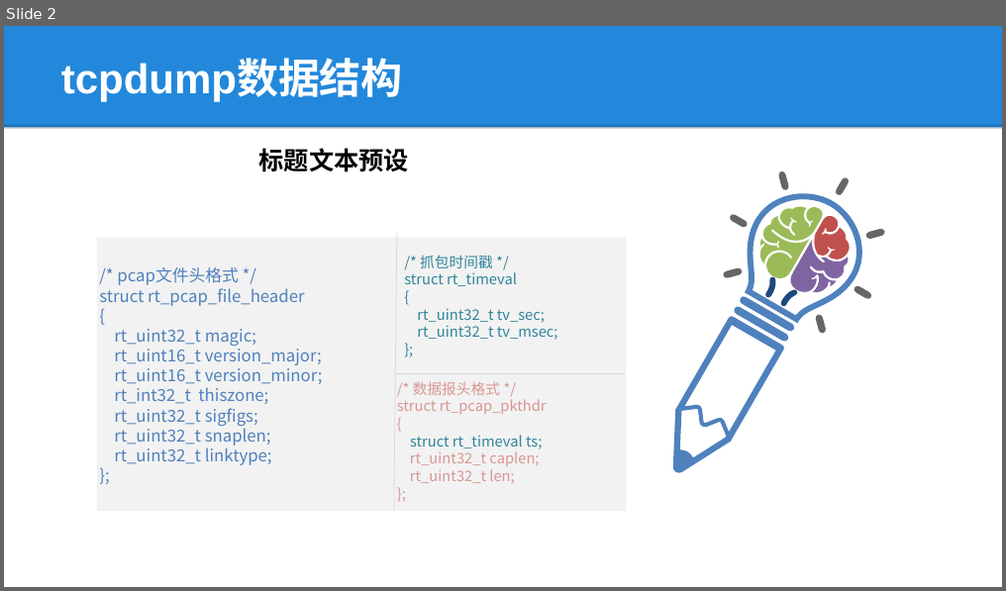
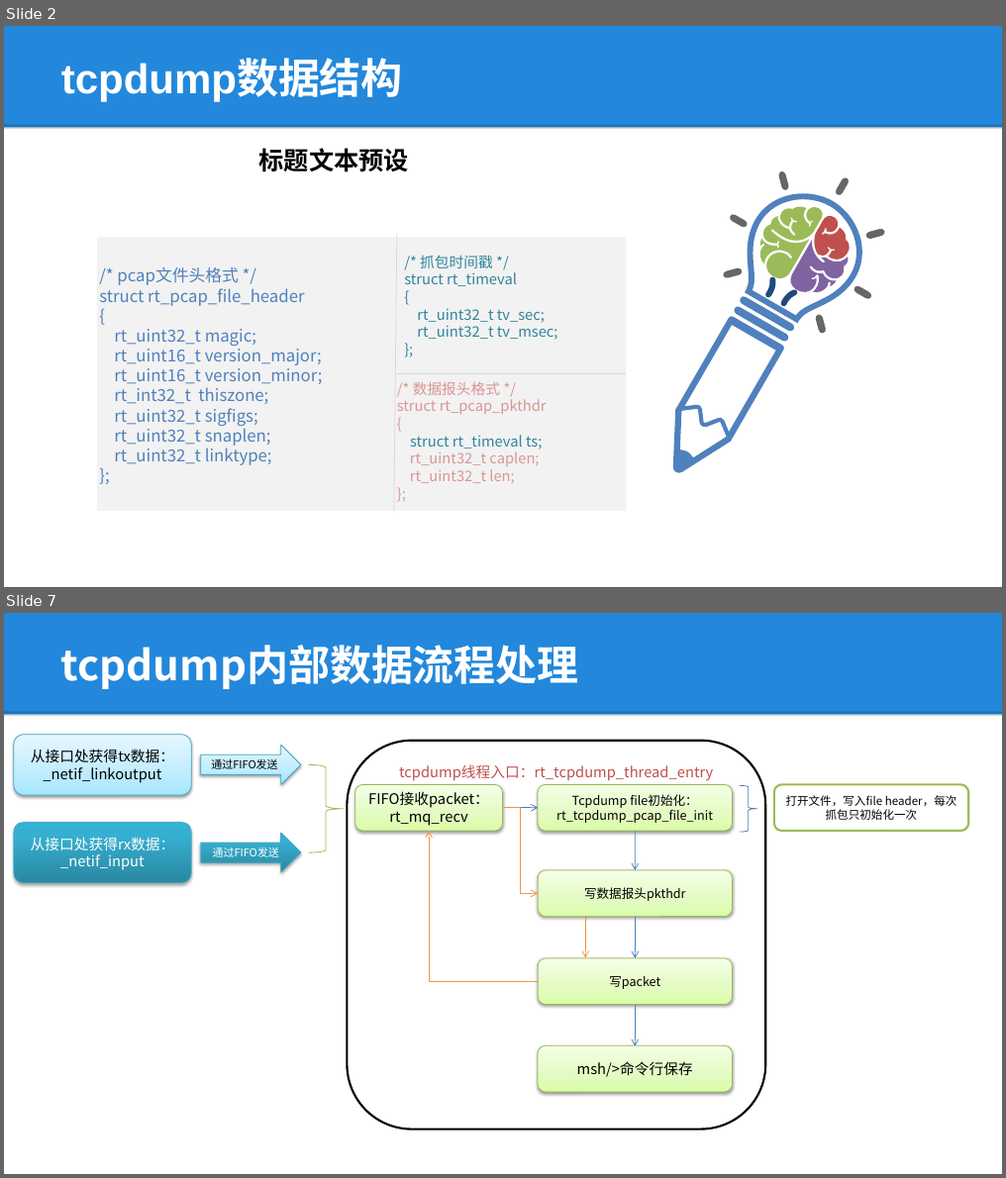
Before and after one commit to lepustse/tcpdump, a slide deck: tcpdump.pptx. Shown one above the other, each under a label of ours: slide 2 before the commit, slides 2 and 7 after it; the slides between them are not shown. The pictures are 1006x591 and 1006x1178 pixels, drawn with LibreOffice and Linux fonts; fonts in the diff are those of the drawing; background and template pictures are left out. Boxes give left, top, right and bottom in pixels: in the first picture for what was removed or moved away, otherwise in the second. Text is boxed around its words. In the diff, an @@ line names an element or a change of style, - is before the commit and + after.

```diff
--- a/tcpdump.pptx
+++ b/tcpdump.pptx
@@ slide 7 added at (4,613,1002,1174), background #FFFFFF; not listed: 2 template elements that a slide beside it also shows @@
@@ title added at (61,645,579,689), 40 pt, text #FFFFFF, bold @@
+tcpdump内部数据流程处理
@@ rounded rectangle added at (14,735,191,795), fill gradient #A7E6FF to #C1EDFF to #E7F8FF, outline #46AAC5 0.75 pt, 14 pt, text #000000 @@
+从接口处获得tx数据：_netif_linkoutput
@@ right arrow added at (201,745,301,784), fill gradient #A7E6FF to #C1EDFF to #E7F8FF, outline #46AAC5 0.75 pt, 10.5 pt, text #000000 @@
+通过FIFO发送
@@ rounded rectangle added at (347,741,765,1130), outline #000000 2 pt, 14 pt, text #C0504D @@
+tcpdump线程入口：rt_tcpdump_thread_entry
@@ right brace added at (309,765,344,853), outline #98B955 0.75 pt @@
@@ rounded rectangle added at (355,784,503,831), fill gradient #DAFDA7 to #E4FCC2 to #F5FFE7, outline #98B955 0.75 pt, 14 pt, text #000000 @@
+FIFO接收packet：rt_mq_recv
@@ rounded rectangle added at (538,784,733,831), fill gradient #DAFDA7 to #E4FCC2 to #F5FFE7, outline #98B955 0.75 pt, 12 pt, text #000000 @@
+Tcpdump file初始化：rt_tcpdump_pcap_file_init
@@ right brace added at (740,786,757,833), outline #4B7EBC 0.75 pt @@
@@ rounded rectangle added at (774,784,969,831), fill #FFFFFF, outline #9BBB59 2 pt, 11 pt, text #000000 @@
+打开文件，写入file header，每次抓包只初始化一次
@@ arrow added from (503, 808) to (538, 808), #4B7EBC 0.75 pt @@
@@ elbow arrow added from (503, 808) to (538, 894), #F69240 0.75 pt @@
@@ rounded rectangle added at (14,823,191,883), fill gradient #2A88A2 to #37B1D2 to #34B4D6, outline #46AAC5 0.75 pt, 14 pt, text #FFFFFF @@
+从接口处获得rx数据：_netif_input
@@ right arrow added at (201,833,301,872), fill gradient #2A88A2 to #37B1D2 to #34B4D6, outline #46AAC5 0.75 pt, 10.5 pt, text #FFFFFF @@
+通过FIFO发送
@@ elbow arrow added from (538, 981) to (430, 831), #F69240 0.75 pt @@
@@ arrow added from (635, 831) to (635, 870), #4B7EBC 0.75 pt @@
@@ rounded rectangle added at (538,870,733,917), fill gradient #DAFDA7 to #E4FCC2 to #F5FFE7, outline #98B955 0.75 pt, 12 pt, text #000000 @@
+写数据报头pkthdr
@@ arrow added from (586, 916) to (586, 959), #F69240 0.75 pt @@
@@ arrow added from (635, 917) to (635, 959), #4B7EBC 0.75 pt @@
@@ rounded rectangle added at (538,959,733,1005), fill gradient #DAFDA7 to #E4FCC2 to #F5FFE7, outline #98B955 0.75 pt, 12 pt, text #000000 @@
+写packet
@@ arrow added from (635, 1004) to (635, 1047), #4B7EBC 0.75 pt @@
@@ rounded rectangle added at (538,1046,733,1092), fill gradient #DAFDA7 to #E4FCC2 to #F5FFE7, outline #98B955 0.75 pt, 14 pt, text #000000 @@
+msh/>命令行保存
```
Also in this commit, not shown: 1 slide changed, 5 other slides added, 2 slides removed.
